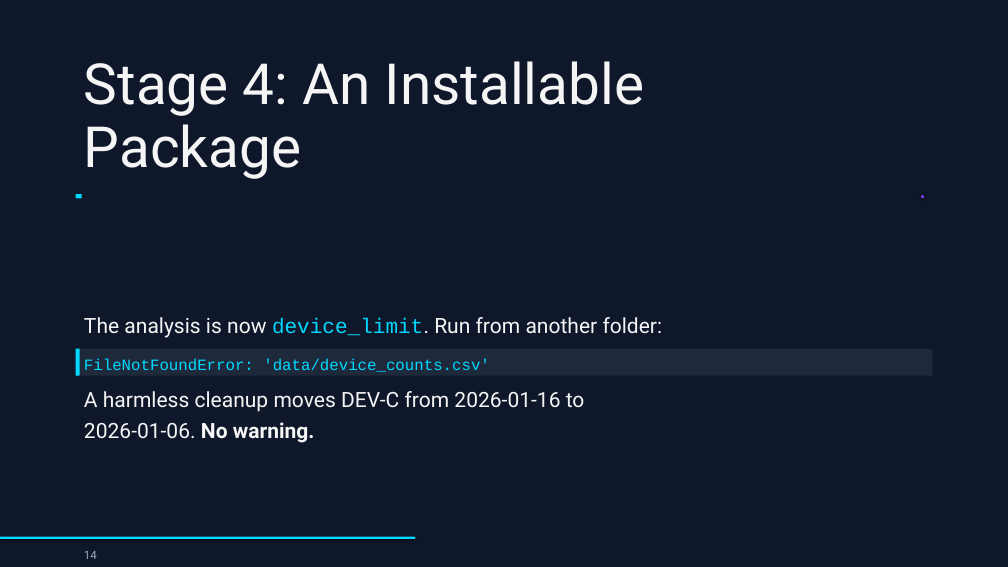
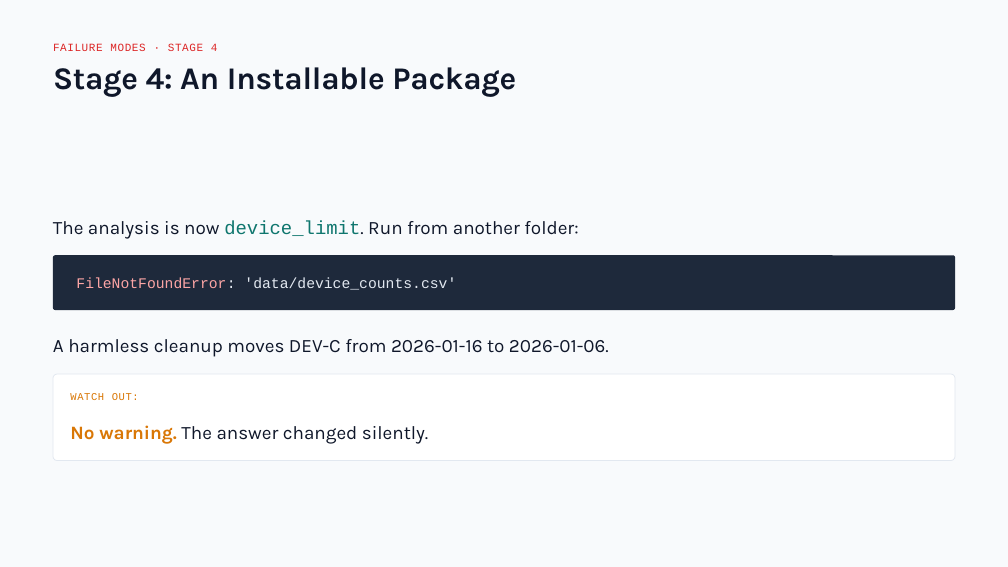
Before and after one commit to drweihungpan-lab/3R-teaching, a slide deck: slide 14 of materials/slides/session-2.pptx. Drawn at 1008x567 pixels with LibreOffice and Linux fonts; fonts in the diff are those of the drawing. Boxes give left, top, right and bottom in pixels: in the first picture for what was removed or moved away, otherwise in the second. Text is boxed around its words. In the diff, an @@ line names an element or a change of style, - is before the commit and + after.

```diff
--- a/materials/slides/session-2.pptx
+++ b/materials/slides/session-2.pptx
@@ background #0F172A to #F8FAFC @@
@@ text "Stage 4: An Installable Package": place and size @@
-text "Stage 4: An Installable Package" at (84, 61, 644, 179)
+text "Stage 4: An Installable Package" at (53, 67, 516, 97)
@@ text "Stage 4: An Installable Package" at (53, 67, 516, 97): size 54 to 30 pt, font Roboto to Karla, text colour #F5F5F5 to #0F172A, letter spacing 0 to -0.2 pt, bold on; line spacing 60pt to 37pt @@
@@ text added at (53, 44, 218, 51), 10.5 pt, text #DC2626 @@
+FAILURE MODES · STAGE 4
@@ text "The analysis is now device_limit. ...": place and size @@
-text "The analysis is now device_limit. ..." at (84, 317, 663, 338)
+text "The analysis is now device_limit. ..." at (53, 221, 578, 239)
@@ text "The analysis is now device_limit. ..." at (53, 221, 578, 239): size 20 to 18 pt; font Roboto to Karla, text colour #F5F5F5 to #0F172A in "The analysis is now device_limit. Run from ..."; text colour #00D9FF to #0F766E in "device_limit."; line spacing 30pt to 26.1pt @@
@@ rectangle removed at (76, 194, 82, 199) @@
@@ ellipse removed at (921, 195, 924, 198) @@
@@ rounded rectangle added at (53, 256, 955, 310), fill #1E293B @@
@@ text "FileNotFoundError: 'data/device_counts.csv'": place and size @@
-text "FileNotFoundError: 'data/device_counts.csv'" at (76, 349, 932, 376)
+text "FileNotFoundError: 'data/device_counts.csv'" at (76, 277, 456, 290)
@@ text "FileNotFoundError: 'data/device_counts.csv'" at (76, 277, 456, 290): size 15 to 14 pt; text colour #00D9FF to #FCA5A5 in "FileNotFoundError:"; text colour #00D9FF to #E2E8F0 in "FileNotFoundError: 'data/device_counts.csv'"; line spacing 19.8pt to 18.5pt; fill #1E293B to none @@
@@ text at (53, 339, 609, 357): text changed; size 20 to 18 pt; font Roboto to Karla; text colour #F5F5F5 to #0F172A @@
-A harmless cleanup moves DEV-C from 2026-01-16 to
-2026-01-06. No warning.
+A harmless cleanup moves DEV-C from 2026-01-16 to 2026-01-06.
@@ rectangle removed at (76, 349, 80, 376) @@
@@ rounded rectangle added at (53, 374, 955, 461), fill #FFFFFF, outline #E2E8F0 0.75 pt @@
@@ text added at (70, 393, 139, 400), 10 pt, text #D97706 @@
+WATCH OUT:
@@ text added at (70, 425, 428, 444), 18 pt, text #0F172A @@
+No warning. The answer changed silently.
@@ rectangle removed at (0, 537, 415, 539) @@
@@ text removed at (84, 551, 97, 559) @@
-14
```
Also in this commit, not shown: 33 other slides changed, 5 other files.
